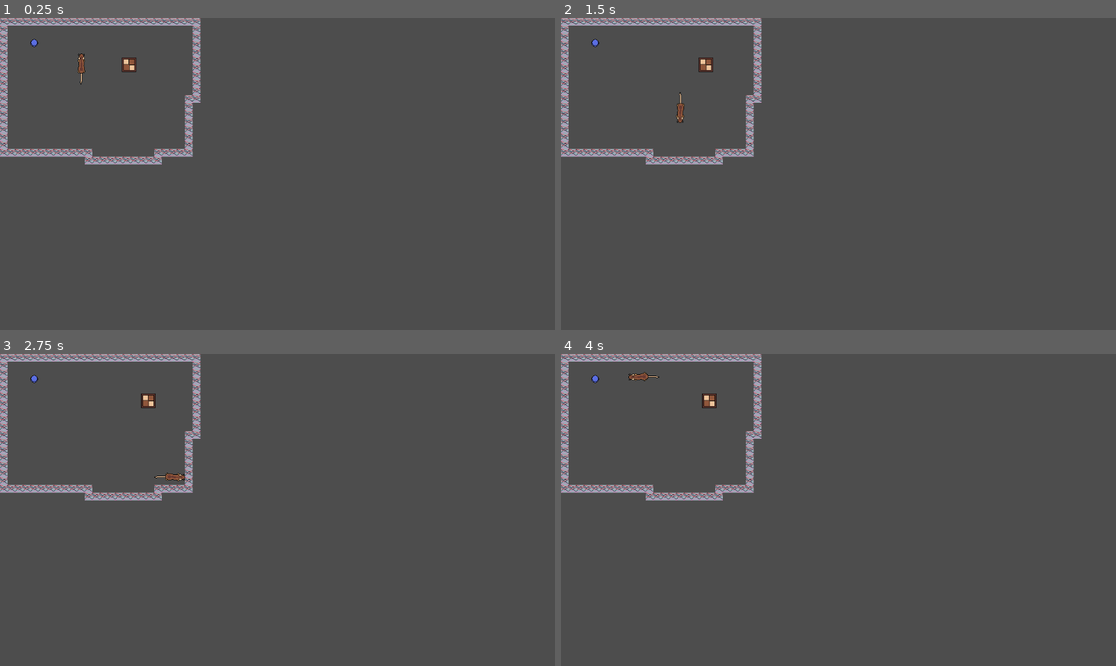
Above: before the commit, frames 1-4 (two rows, left to right).
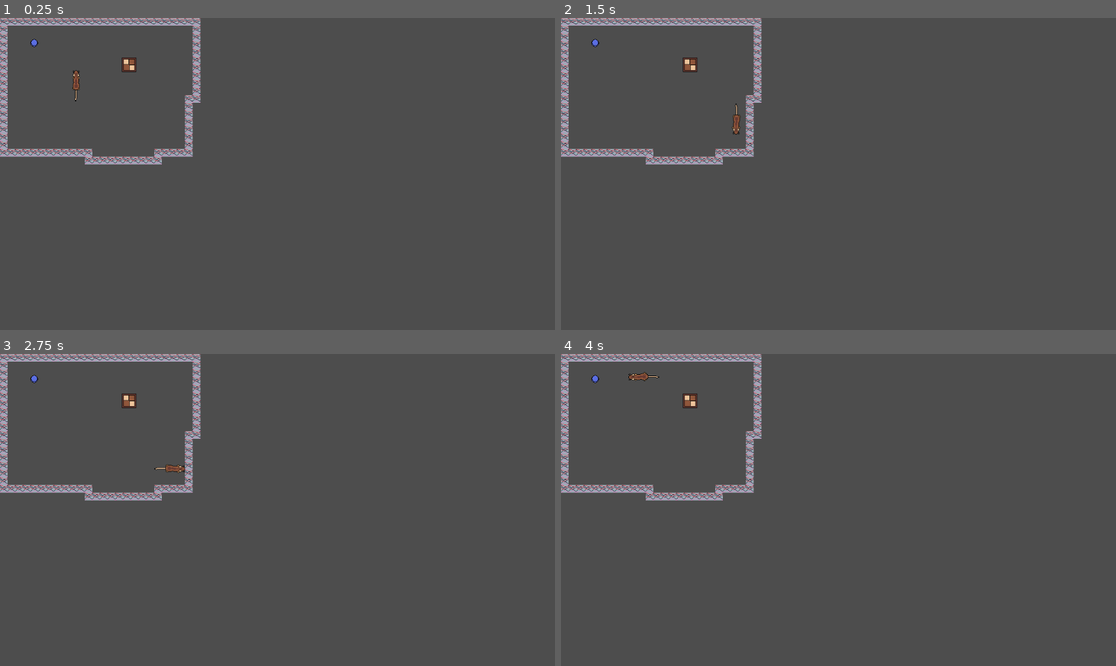
Above: after the commit, the same moments.

Repository: LawGNat/Tail-of-Two-Rats
Game: Godot game, scene res://scenes/root.tscn
The game is run twice, just before and just after one commit, with the same random seed, the same clock (stepped at 60 frames per second) and the same inputs.
Inputs:
- Up to frame 1 (0.25 s): no input
- Up to frame 2 (1.5 s): tap Enter at 0.5 s; hold D (right) 0.53-1.28 s; hold S (down) from 1.28 s (still down)
- Up to frame 3 (2.75 s): release S (down) at 2.03 s; hold D (right) from 2.03 s (still down)
- Up to frame 4 (4 s): tap Space at 2.75 s; release D (right) at 2.78 s; hold W (up) 2.78-3.53 s; hold A (left) from 3.53 s (still down)

The runs differ from the first frame. In frame 1, 0.2% of the frame differs, in the area x 13-16%, y 11-27%; in frame 2, 0.4%, in the area x 20-33%, y 12-38%; in frame 3, 0.4%; in frame 4, 0.2%.

Commit message:
small stuff

Diff:
--- a/blue_button.tscn
+++ b/blue_button.tscn
@@ -6,7 +6,7 @@
 
 [sub_resource type="RectangleShape2D" id="RectangleShape2D_ifmyj"]
 
-[node name="Area2D" type="Area2D"]
+[node name="BlueButton" type="Area2D"]
 script = ExtResource("1_f4nou")
 idle_texture = ExtResource("1_u1ywv")
 pressed_texture = ExtResource("3_1qpn5")
--- a/box.tscn
+++ b/box.tscn
@@ -1,11 +1,16 @@
-[gd_scene load_steps=3 format=3 uid="uid://p5j580kk3i8x"]
+[gd_scene load_steps=4 format=3 uid="uid://p5j580kk3i8x"]
 
 [ext_resource type="Texture2D" uid="uid://p3pxa5aai1ie" path="res://assets/sprites/level/box.png" id="1_7usid"]
+
+[sub_resource type="PhysicsMaterial" id="PhysicsMaterial_vr1vw"]
 
 [sub_resource type="RectangleShape2D" id="RectangleShape2D_srgcb"]
 size = Vector2(30, 30)
 
 [node name="Box" type="RigidBody2D"]
+collision_layer = 16
+collision_mask = 19
+physics_material_override = SubResource("PhysicsMaterial_vr1vw")
 
 [node name="CollisionShape2D" type="CollisionShape2D" parent="."]
 shape = SubResource("RectangleShape2D_srgcb")
--- a/project.godot
+++ b/project.godot
@@ -51,6 +51,12 @@
 ]
 }
 
+[layer_names]
+
+2d_physics/layer_1="Level"
+2d_physics/layer_2="Player"
+2d_physics/layer_5="Pushable"
+
 [physics]
 
 2d/default_gravity=0.0
--- a/scenes/player.tscn
+++ b/scenes/player.tscn
@@ -35,6 +35,9 @@
 }]
 
 [node name="Player" type="CharacterBody2D" groups=["player"]]
+collision_layer = 2
+collision_mask = 19
+motion_mode = 1
 script = ExtResource("1_eng8u")
 
 [node name="CollisionShape2D" type="CollisionShape2D" parent="."]
--- a/scenes/root.tscn
+++ b/scenes/root.tscn
@@ -20,7 +20,7 @@
 [node name="Root" type="Node2D"]
 
 [node name="Player" parent="." instance=ExtResource("1_gud58")]
-position = Vector2(169, 106)
+position = Vector2(158, 141)
 
 [node name="TileMapLayer" type="TileMapLayer" parent="."]
 tile_map_data = PackedByteArray("AAAAAAAAAAAAAAAAAAABAAAAAAAAAAAAAAACAAAAAAAAAAAAAAADAAAAAAAAAAAAAAAEAAAAAAAAAAAAAAAFAA …(1296 unchanged characters)…
